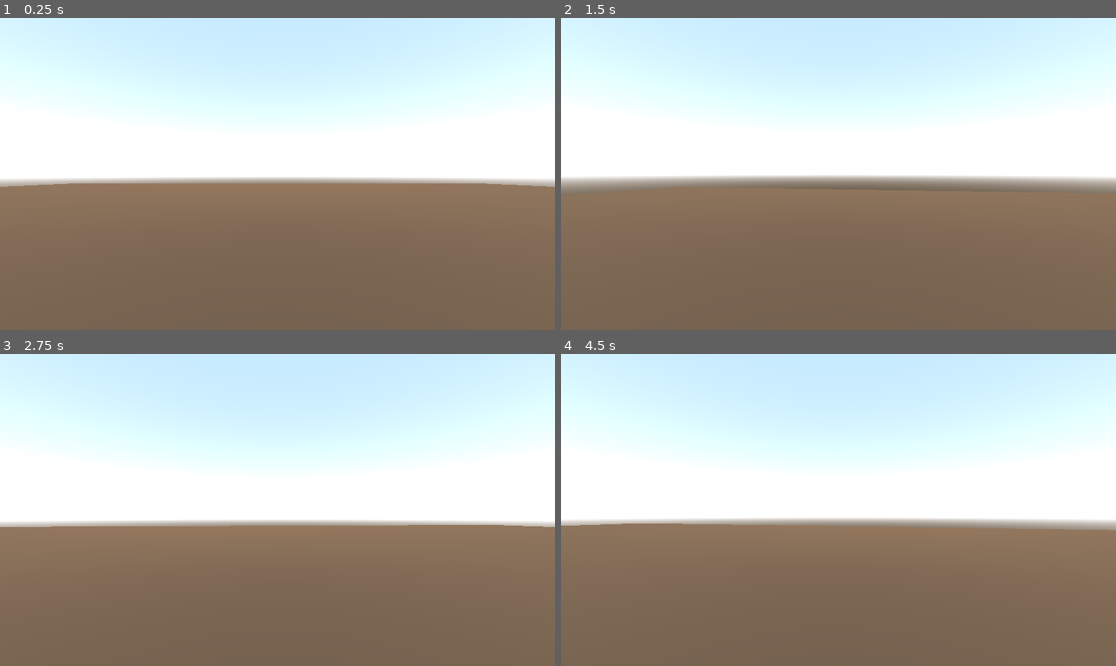
Above: before the commit, frames 1-4 (two rows, left to right).
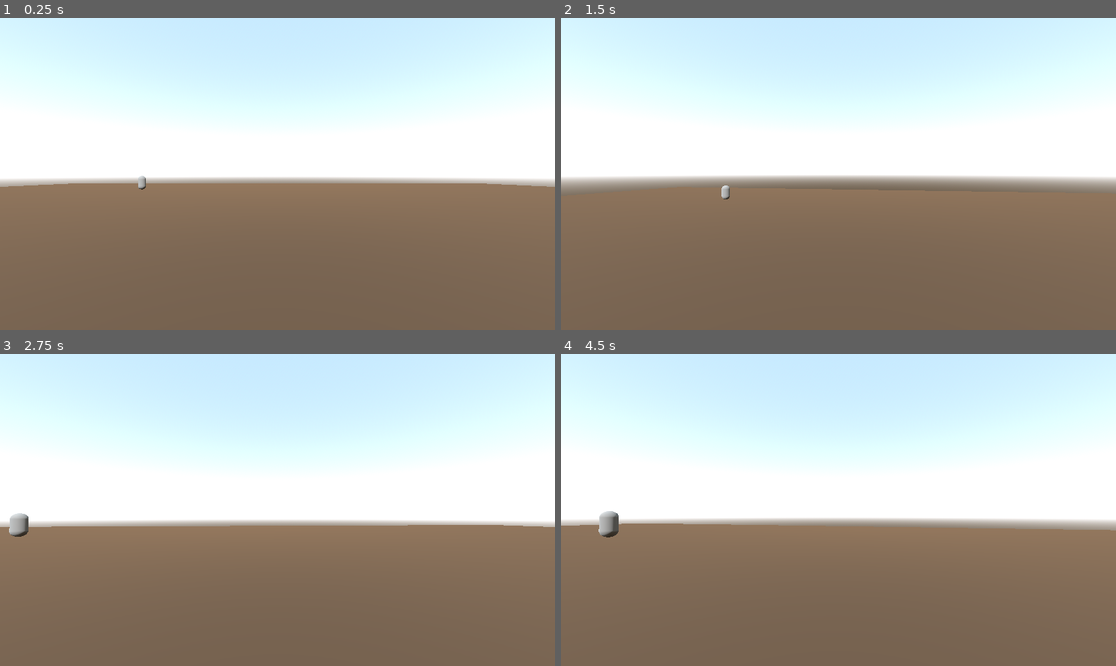
Above: after the commit, the same moments.

Repository: rgero/Game-Concepts
Game: Godot game, scene res://Scenes/Game.tscn
The game is run twice, just before and just after one commit, with the same random seed, the same clock (stepped at 60 frames per second) and the same inputs.
Inputs (mouse positions are in pixels of both pictures, inside the frame that each line leads up to):
- Up to frame 1 (0.25 s): no input
- Up to frame 2 (1.5 s): move the mouse to (866, 174) at 0.52 s; hold W (move_forward) from 0.53 s (still down); tap Space (jump) at 0.77 s; move the mouse to (810, 174) at 1.27 s
- Up to frame 3 (2.75 s): keep holding W (move_forward); tap Space (jump) at 1.52 s; move the mouse to (288, 503) at 2.02 s
- Up to frame 4 (4.5 s): keep holding W (move_forward); move the mouse to (832, 516) at 2.77 s; tap Space (jump) at 3.02, 3.77 s; move the mouse to (877, 513) at 3.52 s; move the mouse to (794, 506) at 4.27 s

The runs differ from the first frame. In frame 1, less than 0.1% of the frame differs, in the area x 24-27%, y 50-56%; in frame 2, less than 0.1%; in frame 3, 0.2%; in frame 4, 0.3%, in the area x 6-11%, y 50-59%.

Commit message:
Project 2 - Fixing the bug where all enemies would change colors if one was triggered.
This was because Godot reuses materials. Kind of annoying.

Diff:
--- a/enemy-alerting-others/Scenes/Enemy.tscn
+++ b/enemy-alerting-others/Scenes/Enemy.tscn
@@ -14,11 +14,12 @@
 
 [sub_resource type="SphereShape3D" id="SphereShape3D_kpr8r"]
 
-[node name="Enemy" type="CharacterBody3D"]
+[node name="Enemy" type="CharacterBody3D" node_paths=PackedStringArray("bodyMesh")]
 script = ExtResource("1_xeo28")
 awareColor = Color(1, 1, 0, 1)
 alertedColor = Color(0.990405, 0.0856147, 1.15514e-06, 1)
 sleepingColor = Color(0.501407, 0.501406, 0.501406, 1)
+bodyMesh = NodePath("Mesh")
 
 [node name="Mesh" type="MeshInstance3D" parent="."]
 transform = Transform3D(1, 0, 0, 0, 1, 0, 0, 0, 1, 0, 1, 0)
--- a/enemy-alerting-others/Scenes/Game.tscn
+++ b/enemy-alerting-others/Scenes/Game.tscn
@@ -60,6 +60,9 @@
 [node name="Enemy" parent="." instance=ExtResource("2_gl6un")]
 transform = Transform3D(1, 0, 0, 0, 1, 0, 0, 0, 1, -20, 0, 0)
 
+[node name="Enemy2" parent="." instance=ExtResource("2_gl6un")]
+transform = Transform3D(1, 0, 0, 0, 1, 0, 0, 0, 1, -20, 0, -30)
+
 [node name="Building" type="Node3D" parent="."]
 transform = Transform3D(1, 0, 0, 0, 1, 0, 0, 0, 1, -20, 0, 0)
 
--- a/enemy-alerting-others/Scripts/EnemyStatus.gd
+++ b/enemy-alerting-others/Scripts/EnemyStatus.gd
@@ -7,12 +7,13 @@
 @export var alertedColor: Color
 @export var sleepingColor: Color
 
-@onready var bodyMesh: MeshInstance3D = $Mesh
+@export var bodyMesh: MeshInstance3D
 
 func _ready() -> void:
-	# Get the Material
-	meshMaterial = bodyMesh.get_active_material(0) as StandardMaterial3D
-	assert(meshMaterial != null, "MeshInstance3D has no material assigned!")
+	var mat := bodyMesh.get_active_material(0) as StandardMaterial3D
+	assert(mat != null, "MeshInstance3D has no material assigned!")
+	meshMaterial = mat.duplicate(true) as StandardMaterial3D
+	bodyMesh.set_surface_override_material(0, meshMaterial)
 
 	# By Default make it sleep
 	meshMaterial.albedo_color = sleepingColor
--- a/enemy-alerting-others/Scripts/PlayerDetector.gd
+++ b/enemy-alerting-others/Scripts/PlayerDetector.gd
@@ -1,17 +1,14 @@
 extends CollisionShape3D
 
 @onready var parentArea := $".."
-@onready var parentMesh := $"../../Mesh"
 @onready var enemyNode: CharacterBody3D = $"../.."
 
 var spaceState: PhysicsDirectSpaceState3D
 var wasWarned: bool
-var needChange: bool
 
 func _ready() -> void:
 	spaceState = get_world_3d().get_direct_space_state()
 	assert(spaceState != null, "Space State is fucked")
-	needChange = false
 
 func _physics_process(delta: float) -> void:
 	var playerAround: bool = ProcessBodyTracking()
